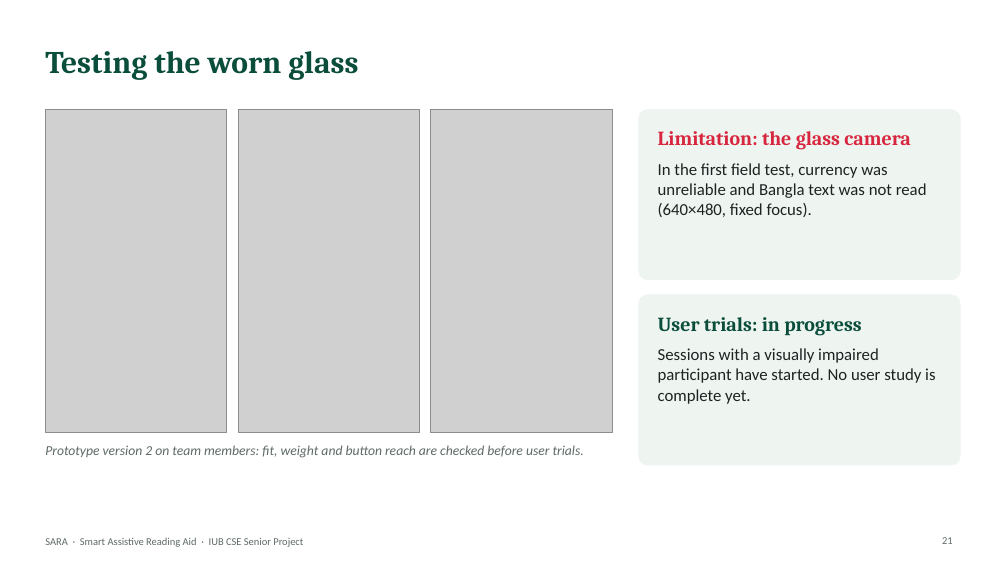
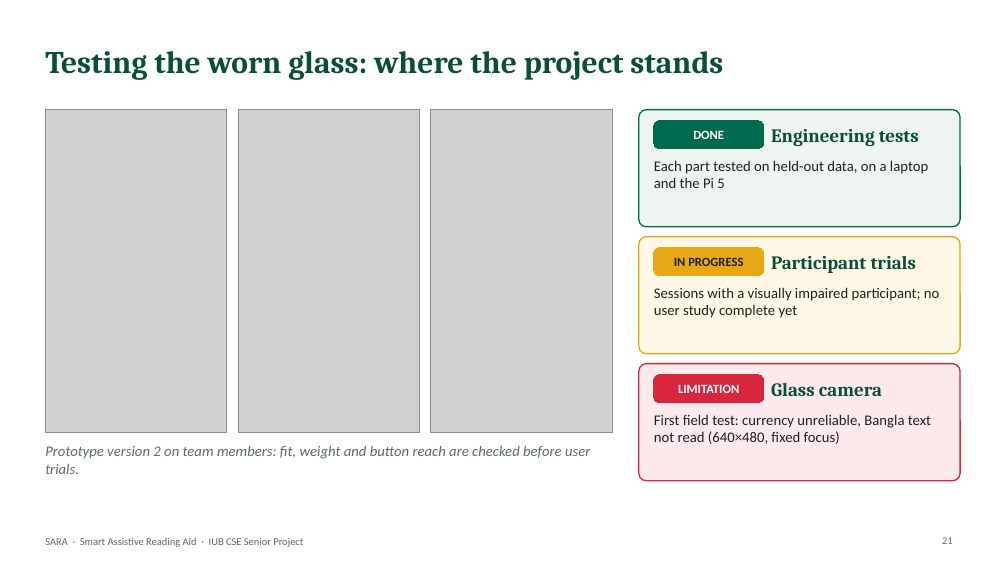
Before and after one commit to aflam330/Senior_project_wearable_glass_for_blind_people_using_ocr_and_ylo, a slide deck: slide 21 of Thesis Report and paper/thesis report/slides/SARA_Presentation.pptx. Drawn at 1008x567 pixels with LibreOffice and Linux fonts; fonts in the diff are those of the drawing; grey boxes stand for pictures. Boxes give left, top, right and bottom in pixels: in the first picture for what was removed or moved away, otherwise in the second. Text is boxed around its words. In the diff, an @@ line names an element or a change of style, - is before the commit and + after.

```diff
--- a/Thesis Report and paper/thesis report/slides/SARA_Presentation.pptx
+++ b/Thesis Report and paper/thesis report/slides/SARA_Presentation.pptx
@@ title at [45,51,723,80]: text changed @@
-Testing the worn glass
+Testing the worn glass: where the project stands
@@ rounded rectangle: place and size @@
-rounded rectangle at [639,110,960,280]
+rounded rectangle at [639,110,960,227]
@@ rounded rectangle at [639,110,960,227]: outline #EEF5F1 1 pt to #006A4E 1.25 pt; proportions changed @@
@@ rounded rectangle added at [654,121,764,148], fill #006A4E, outline #006A4E 0.75 pt, 12 pt, text #FFFFFF, bold @@
+DONE
@@ text added at [771,129,919,146], 18 pt, text #0B4D3B, bold @@
+Engineering tests
@@ text added at [654,160,928,188], 14 pt, text #1C2321 @@
+Each part tested on held-out data, on a laptop and the Pi 5
@@ rounded rectangle added at [639,237,960,354], fill #FFF8E6, outline #E6A817 1.25 pt @@
@@ rounded rectangle added at [654,248,764,275], fill #E6A817, outline #E6A817 0.75 pt, 12 pt, text #1C2321, bold @@
+IN PROGRESS
@@ text added at [771,256,916,273], 18 pt, text #0B4D3B, bold @@
+Participant trials
@@ text at [654,287,939,318]: text changed; size 16 to 14 pt @@
-Sessions with a visually impaired participant have started. No user study is complete yet.
+Sessions with a visually impaired participant; no user study complete yet
@@ text removed at [658,317,861,336] @@
-User trials: in progress
@@ rounded rectangle: place and size @@
-rounded rectangle at [639,295,960,465]
+rounded rectangle at [639,364,960,481]
@@ rounded rectangle at [639,364,960,481]: fill #EEF5F1 to #FBE9EB; outline #EEF5F1 1 pt to #D7263D 1.25 pt; proportions changed @@
@@ rounded rectangle added at [654,375,764,402], fill #D7263D, outline #D7263D 0.75 pt, 12 pt, text #FFFFFF, bold @@
+LIMITATION
@@ text at [771,383,882,396]: text changed; size 19 to 18 pt; text colour #D7263D to #0B4D3B @@
-Limitation: the glass camera
+Glass camera
@@ text at [654,414,931,444]: text changed; size 16 to 14 pt @@
-In the first field test, currency was unreliable and Bangla text was not read (640×480, fixed focus).
+First field test: currency unreliable, Bangla text not read (640×480, fixed focus)
@@ text "Prototype version 2 on team ..." at [45,446,590,474]: size 13 to 14 pt @@
```
Also in this commit, not shown: 17 other slides changed, 7 other files.
